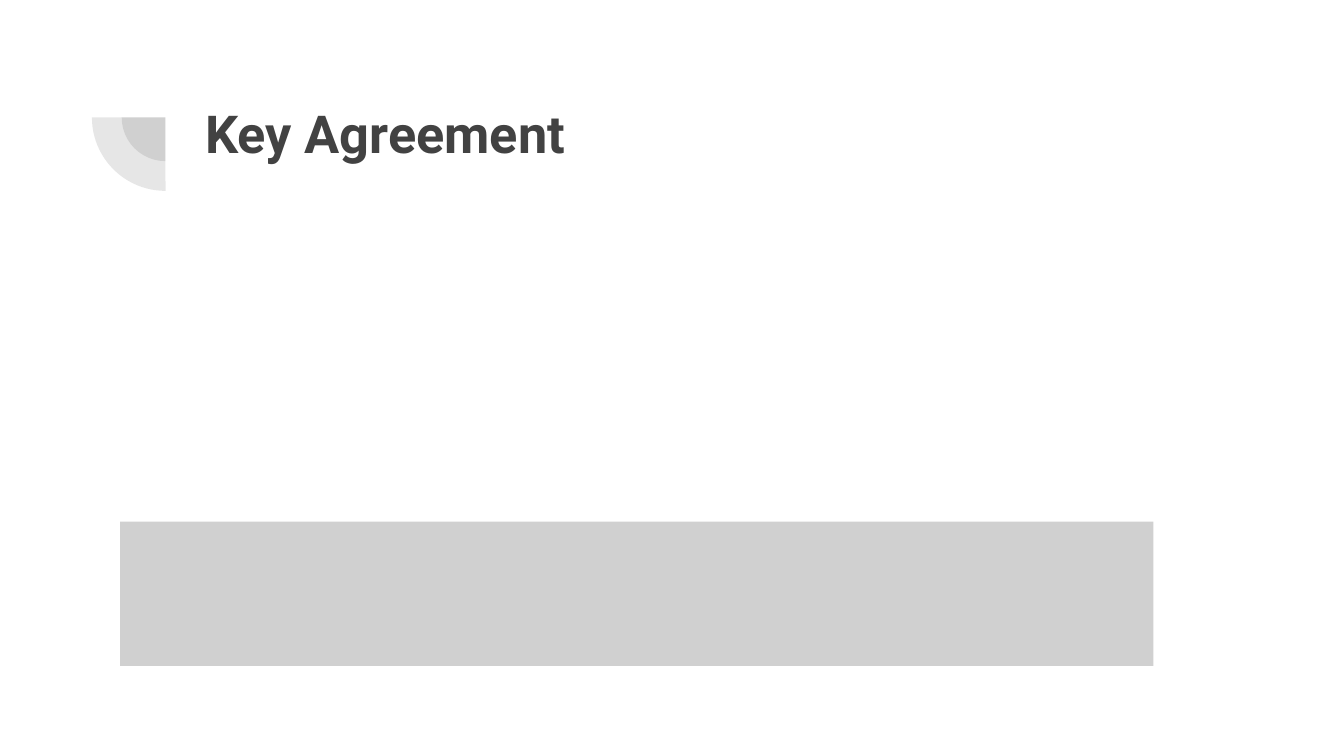
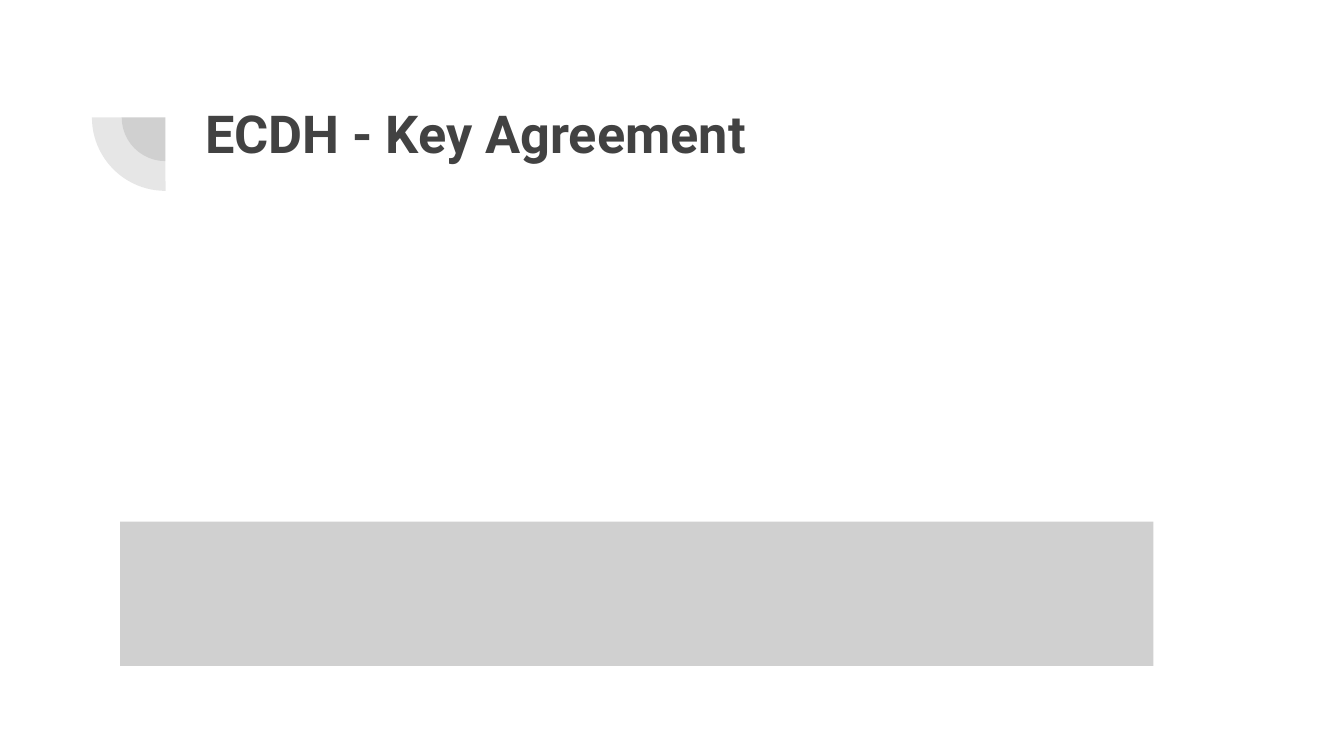
Before and after one commit to Mark692/ECC-Java, a slide deck: slide 4 of ECMQV.pptx. Drawn at 1344x756 pixels with LibreOffice and Linux fonts; fonts in the diff are those of the drawing; grey boxes stand for pictures. Boxes give left, top, right and bottom in pixels: in the first picture for what was removed or moved away, otherwise in the second. Text is boxed around its words. In the diff, an @@ line names an element or a change of style, - is before the commit and + after.

```diff
--- a/ECMQV.pptx
+++ b/ECMQV.pptx
@@ title at (205, 115, 745, 164): text changed @@
-Key Agreement
+ECDH - Key Agreement
```
Also in this commit, not shown: 1 other slide changed, 21 slides added, 2 slides removed.
